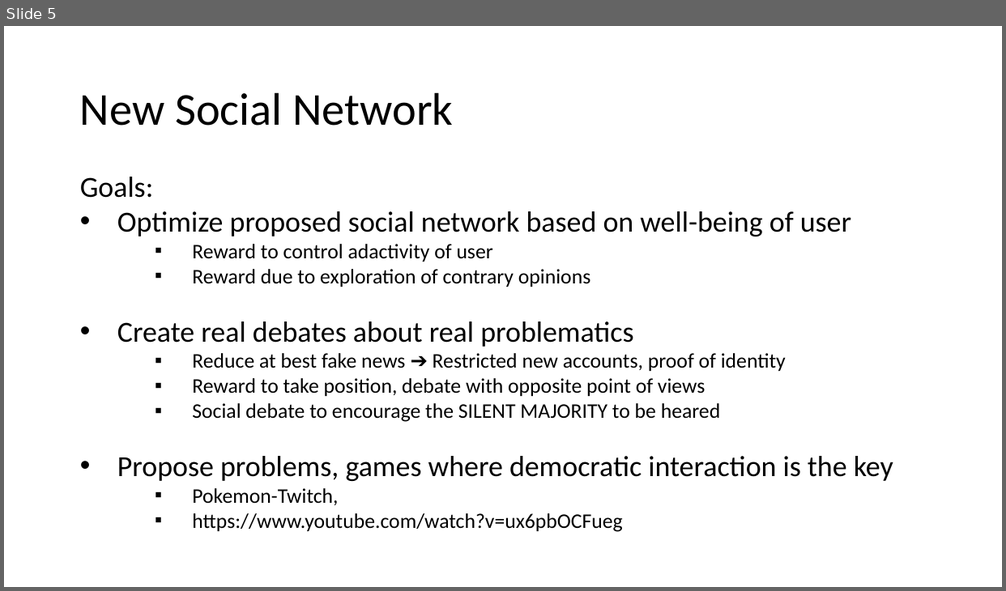
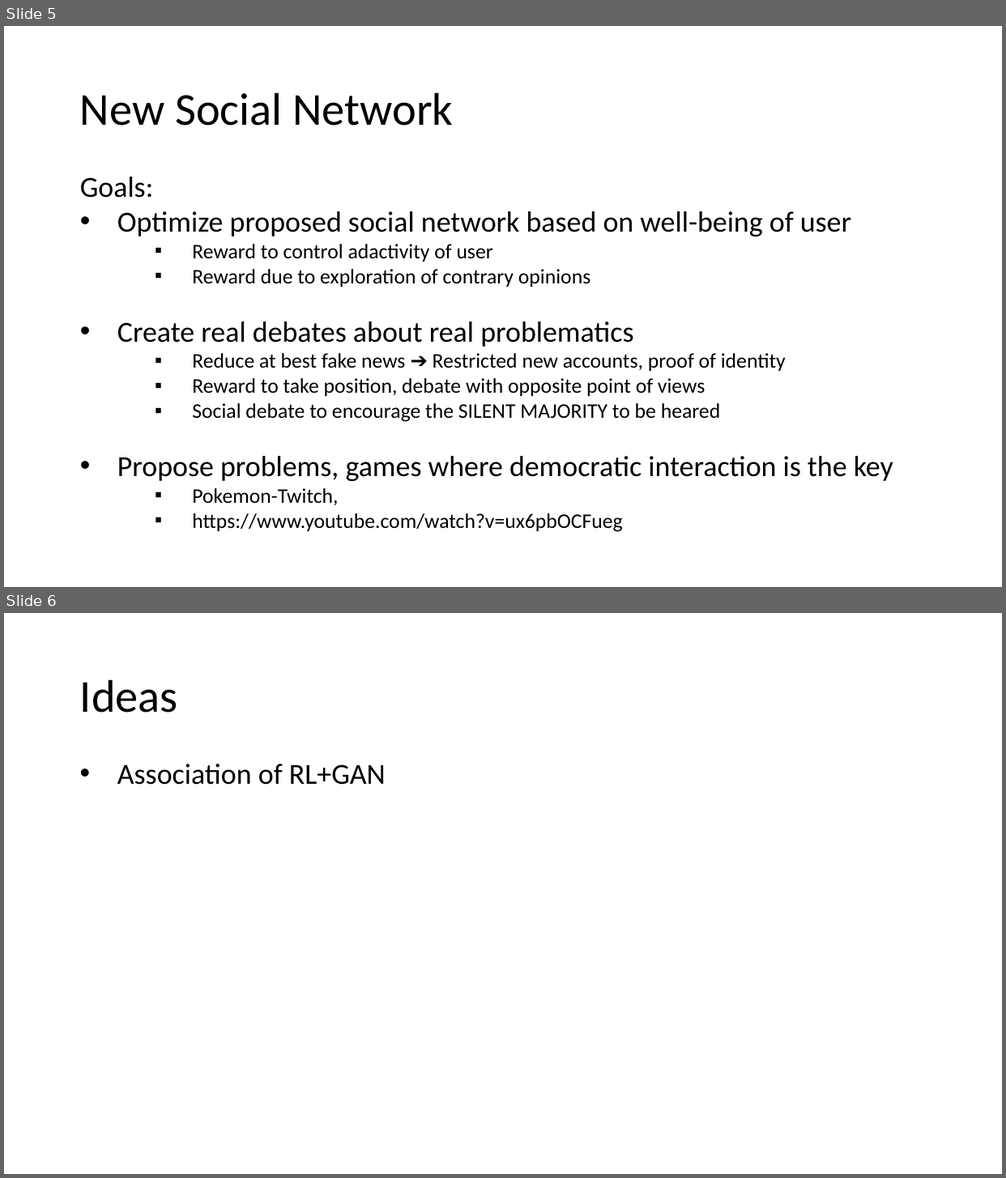
Before and after one commit to DavidSzmul/Reinforcement-Learning-Projects, a slide deck: RLlib/Projet RL.pptx. Shown one above the other, each under a label of ours: slide 5 before the commit, slides 5 and 6 after it. The pictures are 1006x591 and 1006x1178 pixels, drawn with LibreOffice and Linux fonts; fonts in the diff are those of the drawing. Boxes give left, top, right and bottom in pixels: in the first picture for what was removed or moved away, otherwise in the second. Text is boxed around its words. In the diff, an @@ line names an element or a change of style, - is before the commit and + after.

```diff
--- a/RLlib/Projet RL.pptx
+++ b/RLlib/Projet RL.pptx
@@ slide 6 added at box(4, 613, 1002, 1174), background #FFFFFF @@
@@ title added at box(80, 679, 178, 713), 44 pt, text #000000 @@
+Ideas
@@ text added at box(117, 764, 386, 785), 28 pt, text #000000 @@
+• Association of RL+GAN
```
Also in this commit, not shown: 41 other files.
